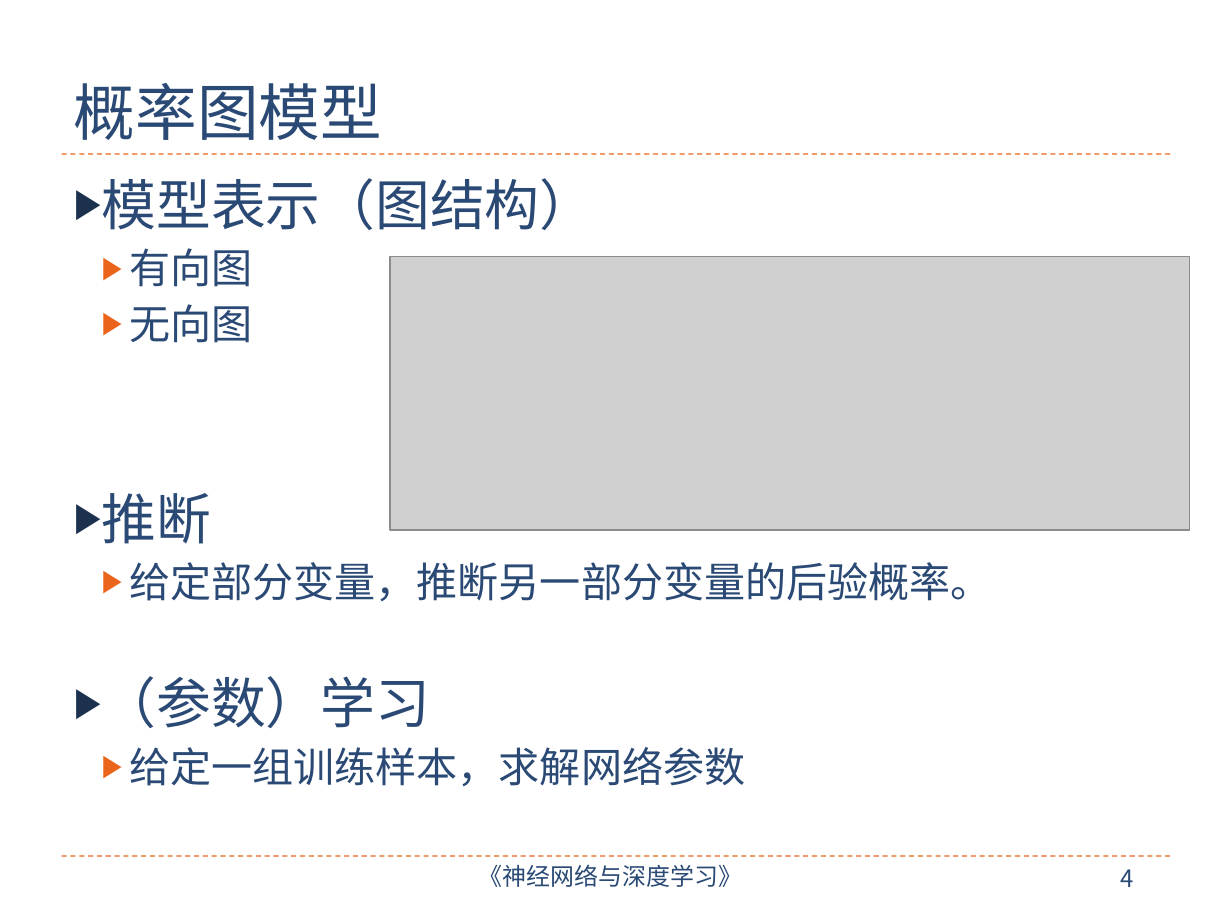
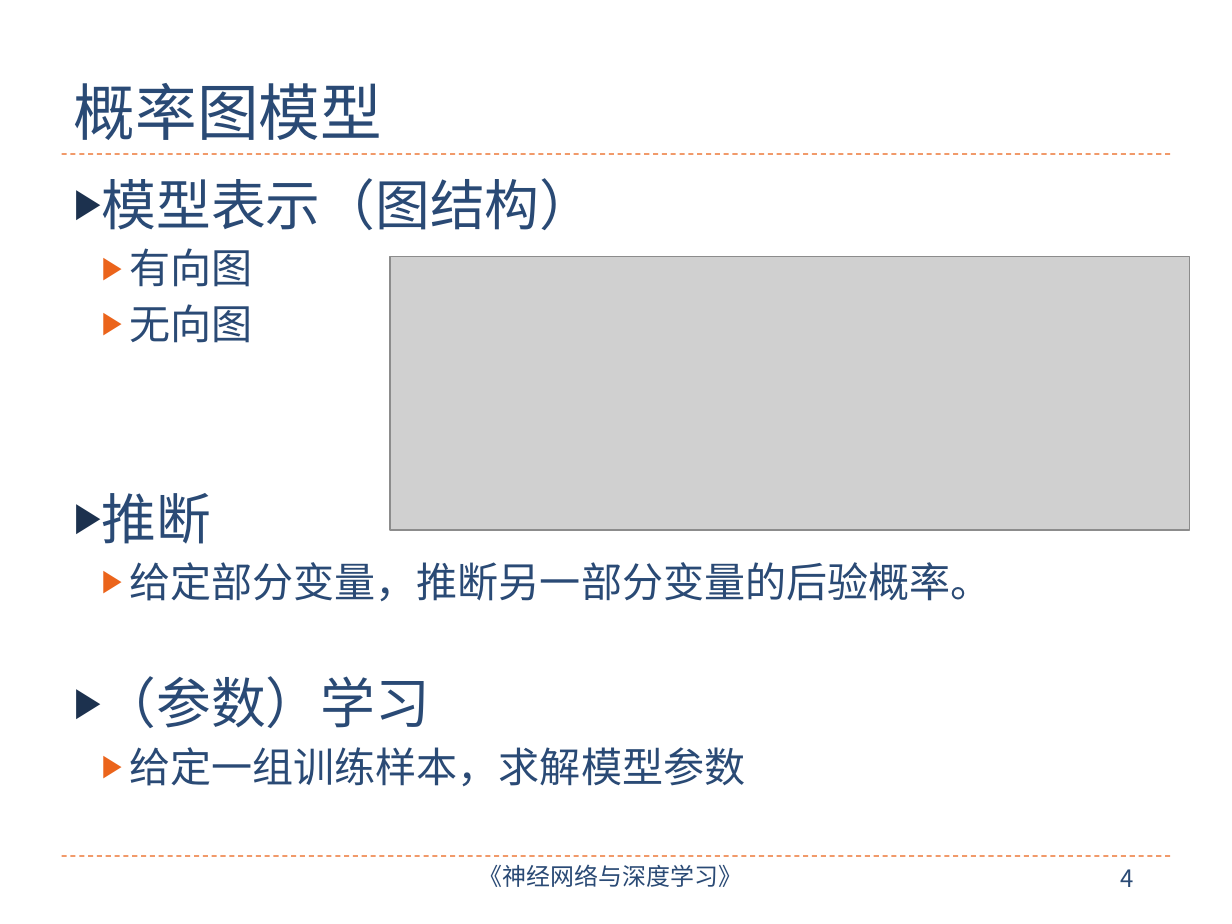
Before and after one commit to nndl/nndl.github.io, a slide deck: slide 4 of ppt/chap-概率图模型.pptx. Drawn at 1232x924 pixels with LibreOffice and Linux fonts; fonts in the diff are those of the drawing; grey boxes stand for pictures. Boxes give left, top, right and bottom in pixels: in the first picture for what was removed or moved away, otherwise in the second. Text is boxed around its words. In the diff, an @@ line names an element or a change of style, - is before the commit and + after.

```diff
--- a/ppt/chap-概率图模型.pptx
+++ b/ppt/chap-概率图模型.pptx
@@ text at [129, 747, 745, 786]: text changed @@
-  ▶ 给定一组训练样本，求解网络参数
+  ▶ 给定一组训练样本，求解模型参数
```
Also in this commit, not shown: 5 other slides changed, 14 slides added, 1 slide removed, 2 other files.
